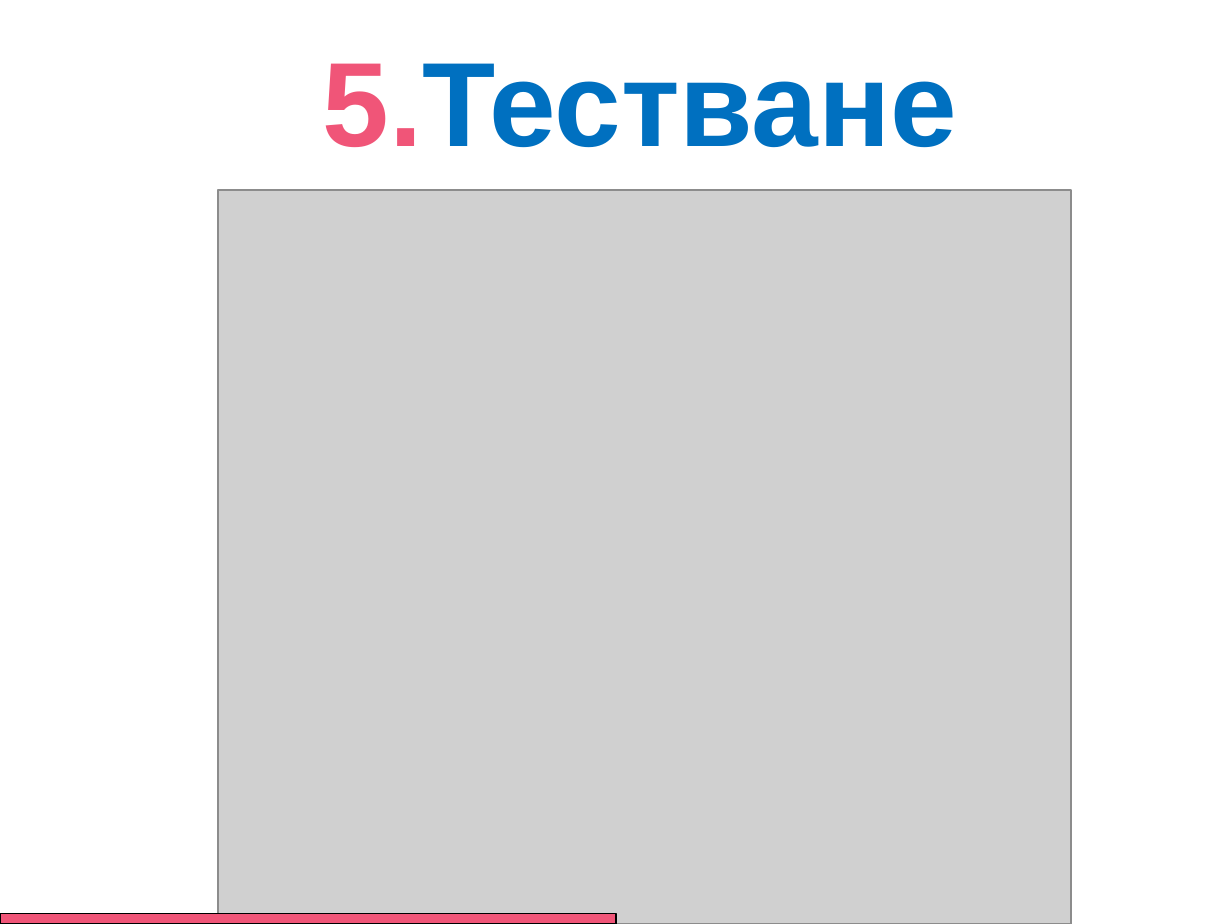
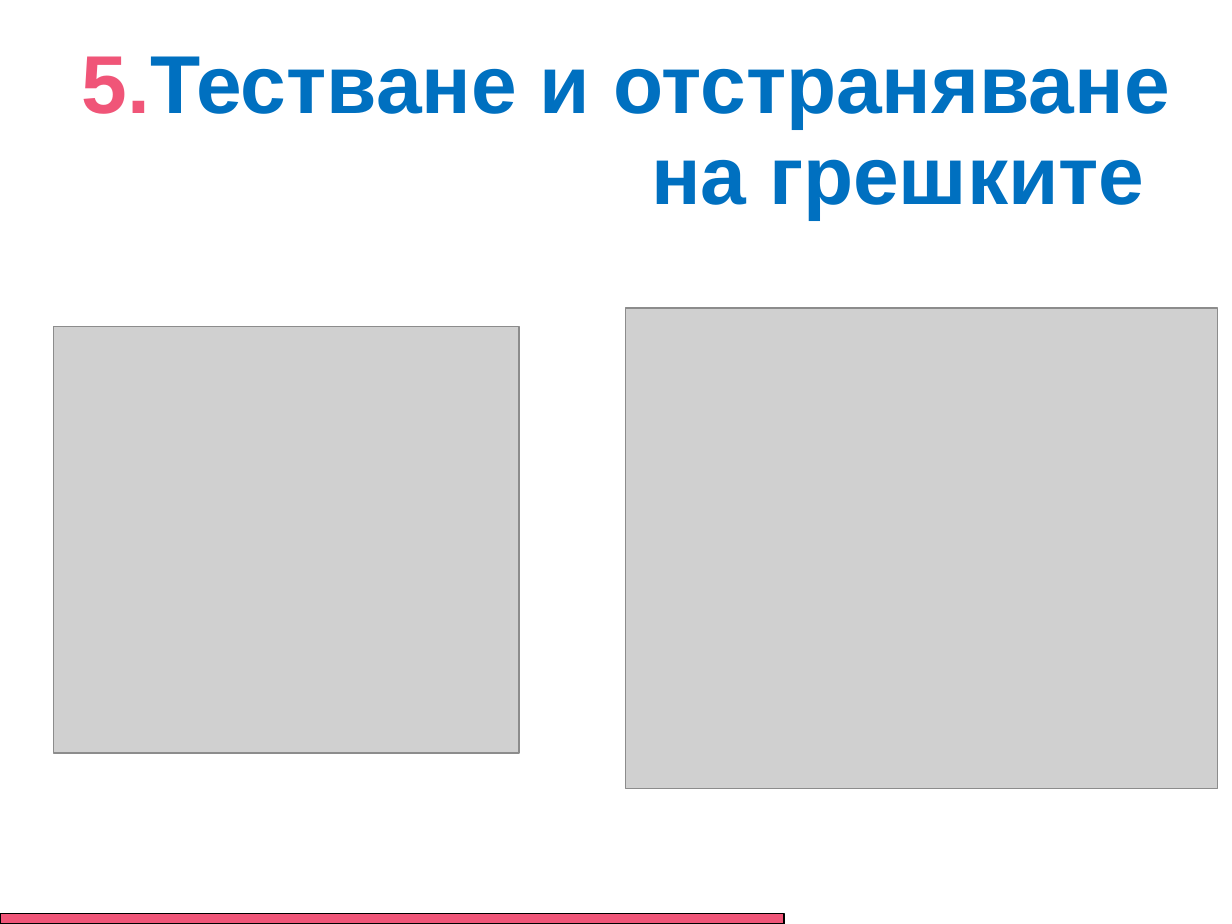
Before and after one commit to malkyatmuk1/IsDoorLocked, a slide deck: slide 7 of Branding and UI/Presentation.pptm (slide 6 before the commit). Drawn at 1232x924 pixels with LibreOffice and Linux fonts; fonts in the diff are those of the drawing; grey boxes stand for pictures. Boxes give left, top, right and bottom in pixels: in the first picture for what was removed or moved away, otherwise in the second. Text is boxed around its words. In the diff, an @@ line names an element or a change of style, - is before the commit and + after.

```diff
--- a/Branding and UI/Presentation.pptm
+++ b/Branding and UI/Presentation.pptm
@@ text at box(82, 56, 1170, 220): text changed; size 70 to 48 pt @@
-5.Тестване
+5.Тестване и отстраняване
+на грешките
@@ picture: place and size @@
-picture at box(218, 190, 1071, 924)
+picture at box(53, 326, 519, 753)
@@ picture added at box(626, 308, 1217, 788) @@
@@ rectangle: place and size @@
-rectangle at box(0, 914, 616, 924)
+rectangle at box(0, 914, 784, 924)
```
Also in this commit, not shown: 7 other slides changed, 2 slides added, 3 slides removed.
